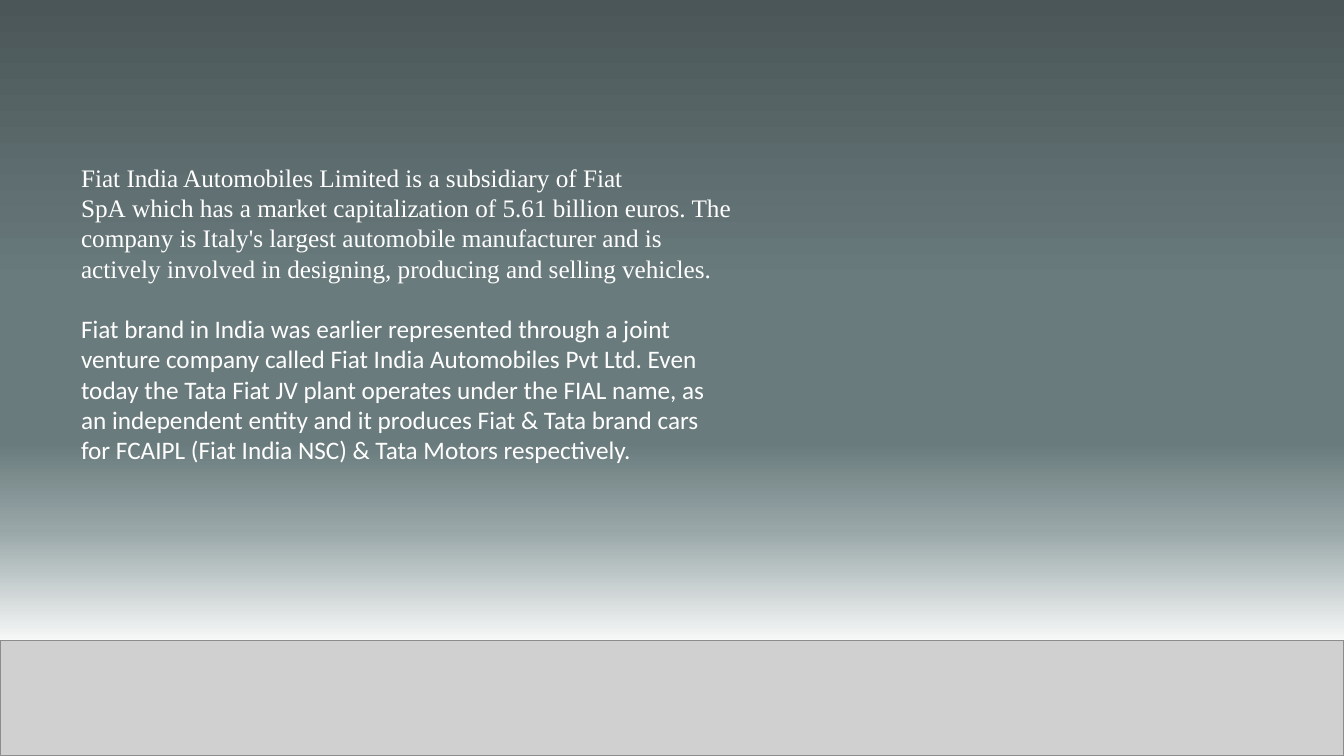
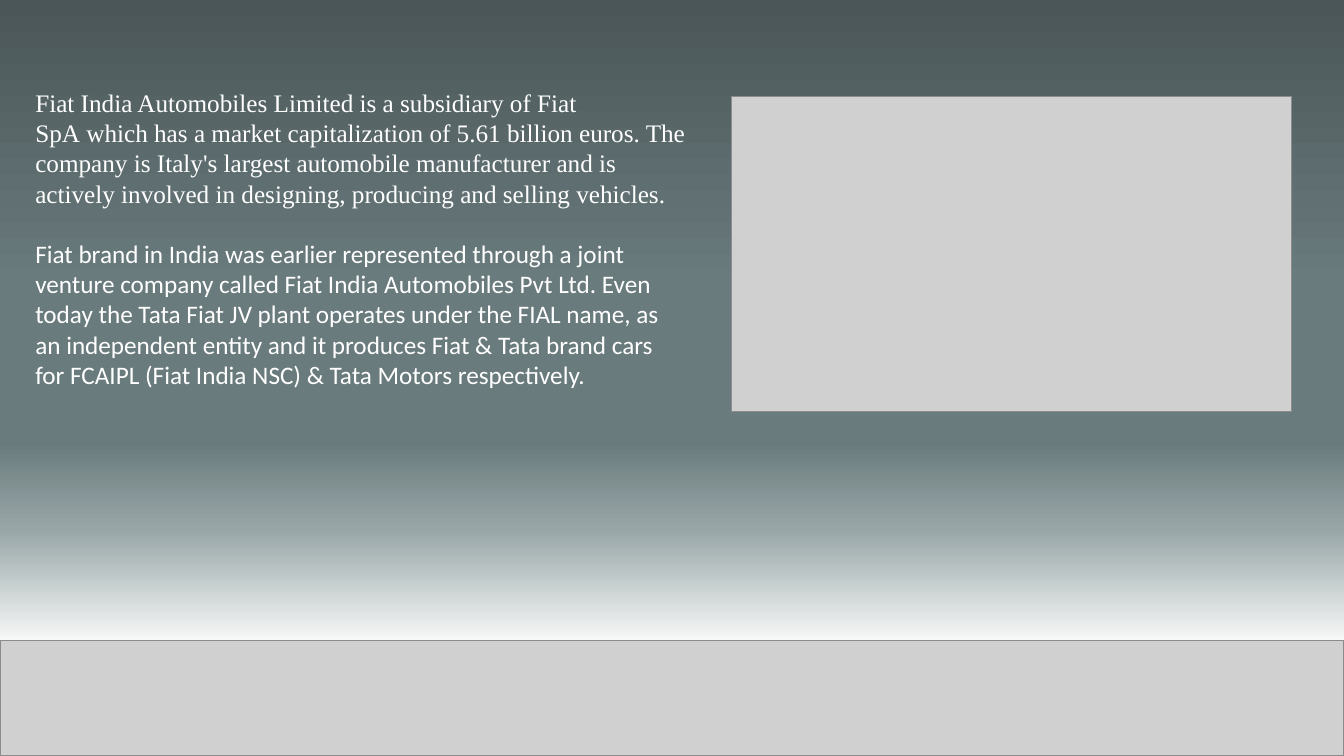
Before and after one commit to Utki-Ji/project, a slide deck: slide 16 of Global-Italy3 (1).pptx. Drawn at 1344x756 pixels with LibreOffice and Linux fonts; fonts in the diff are those of the drawing; grey boxes stand for pictures. Boxes give left, top, right and bottom in pixels: in the first picture for what was removed or moved away, otherwise in the second. Text is boxed around its words. In the diff, an @@ line names an element or a change of style, - is before the commit and + after.

```diff
--- a/Global-Italy3 (1).pptx
+++ b/Global-Italy3 (1).pptx
@@ text "Fiat India Automobiles Limited is ...": place and size @@
-text "Fiat India Automobiles Limited is ..." at (81, 169, 731, 463)
+text "Fiat India Automobiles Limited is ..." at (35, 94, 685, 388)
@@ picture added at (732, 96, 1293, 411) @@
```
Also in this commit, not shown: 1 other slide changed.
